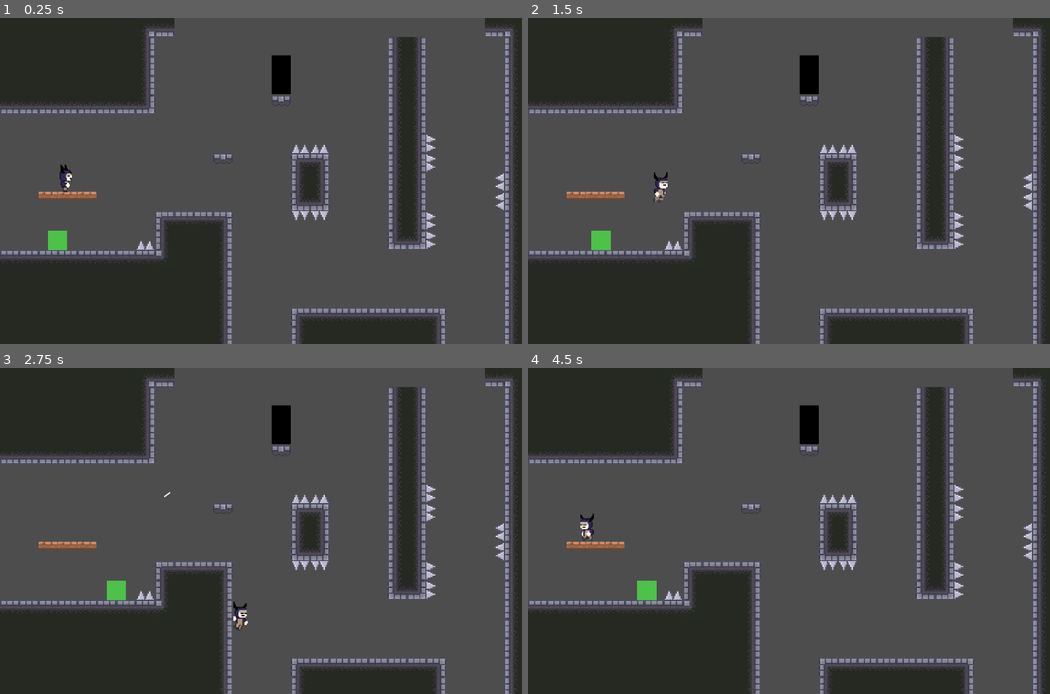
Above: before the commit, frames 1-4 (two rows, left to right).
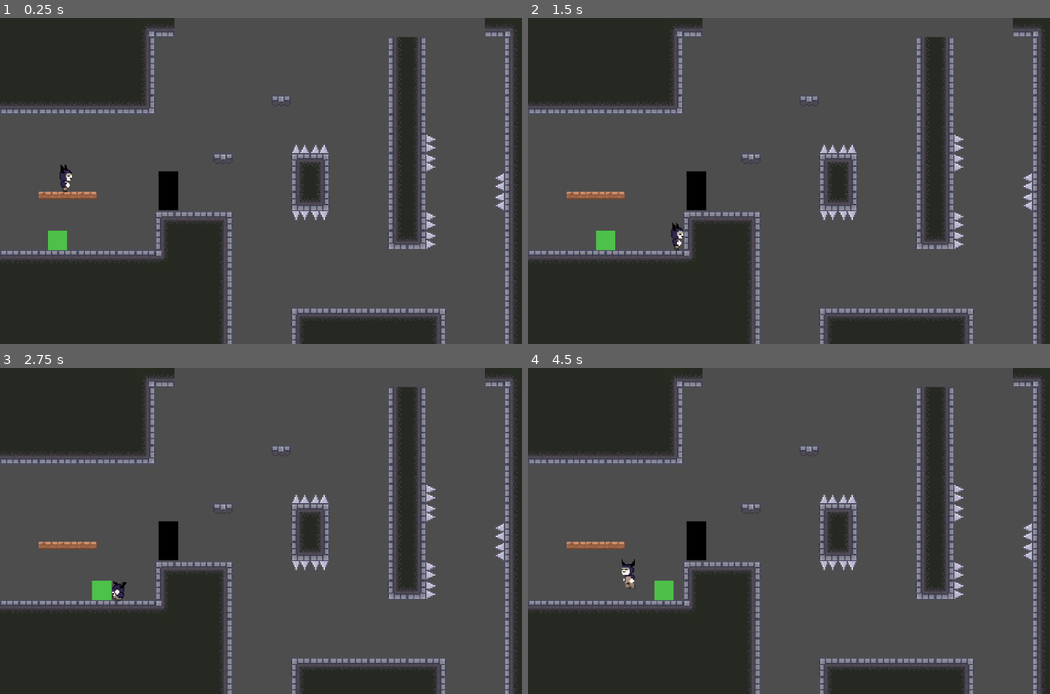
Above: after the commit, the same moments.

Repository: darwin712/RISE-UP
Game: Godot game, scene res://escenas/floor1/room_f_1_001.tscn
The game is run twice, just before and just after one commit, with the same random seed, the same clock (stepped at 60 frames per second) and the same inputs.
Inputs:
- Up to frame 1 (0.25 s): no input
- Up to frame 2 (1.5 s): tap Enter at 0.5 s; hold Down (agacharse) 0.53-1.28 s; hold Right (Mover_derecha) from 0.53 s (still down); tap Z (Saltar) at 0.77 s; tap Down (agacharse) at 1.35 s
- Up to frame 3 (2.75 s): tap Z (Saltar) at 1.52 s; release Right (Mover_derecha) at 2.03 s; hold Left (Mover_izquierda) from 2.03 s (still down); hold Down (agacharse) from 2.03 s (still down)
- Up to frame 4 (4.5 s): release Left (Mover_izquierda) at 2.78 s; release Down (agacharse) at 2.78 s; hold Right (Mover_derecha) 2.78-4.28 s; tap Down (agacharse) at 2.85, 4.35 s; tap Z (Saltar) at 3.02, 3.77 s; hold Down (agacharse) 3.53-4.28 s; hold Left (Mover_izquierda) from 4.28 s (still down)

The runs differ from the first frame. In frame 1, 0.9% of the frame differs, in the area x 26-56%, y 11-72%; in frame 2, 1.3%; in frame 3, 1.4%; in frame 4, 1.6%, in the area x 10-56%, y 11-72%.

Commit message:
Slime corregido, falta el Esqueleto
Dale Jovan echame un cable tio yo flipo

Diff:
--- a/assets/enemigos/arquero/enemigo.tscn
+++ b/assets/enemigos/arquero/enemigo.tscn
@@ -1,6 +1,6 @@
 [gd_scene format=3 uid="uid://c2jxnlt2ueh1s"]
 
-[ext_resource type="Script" uid="uid://bd7ruoc3d6y6" path="res://assets/enemigos/arquero/character_body_2d.gd" id="1_becj5"]
+[ext_resource type="Script" uid="uid://bd7ruoc3d6y6" path="res://assets/enemigos/arquero/esqueleto_Script.gd" id="1_becj5"]
 
 [sub_resource type="CapsuleShape2D" id="CapsuleShape2D_s3efq"]
 radius = 9.0
@@ -10,12 +10,13 @@
 height = 34.0
 
 [sub_resource type="RectangleShape2D" id="RectangleShape2D_snpa8"]
-size = Vector2(13, 21)
+size = Vector2(20, 21)
 
 [node name="enemigo_arquero" type="Node2D" unique_id=1661687247]
 
 [node name="CharacterBody2D" type="CharacterBody2D" parent="." unique_id=2068356088]
 collision_layer = 16
+collision_mask = 5
 script = ExtResource("1_becj5")
 
 [node name="TimerDisparo" type="Timer" parent="CharacterBody2D" unique_id=305127210]
@@ -37,20 +38,21 @@
 [node name="PuntoDisparo" type="Marker2D" parent="CharacterBody2D" unique_id=1827364501]
 position = Vector2(16, -1)
 
-[node name="AreaContacto" type="Area2D" parent="CharacterBody2D" unique_id=1827364502]
-collision_layer = 4
-collision_mask = 0
+[node name="AreaContacto" type="Area2D" parent="CharacterBody2D" unique_id=1827364502 groups=["dano_enemigo"]]
+visible = false
+collision_layer = 16
+collision_mask = 5
 
 [node name="CollisionShape2D" type="CollisionShape2D" parent="CharacterBody2D/AreaContacto" unique_id=1827364503]
 shape = SubResource("CapsuleShape2D_contacto")
 
 [node name="DamageBox" type="Area2D" parent="CharacterBody2D" unique_id=843023800]
-collision_layer = 4
-collision_mask = 2
+collision_layer = 16
+collision_mask = 5
 
 [node name="ColisionDaño" type="CollisionShape2D" parent="CharacterBody2D/DamageBox" unique_id=475995700]
 position = Vector2(0, -2)
 shape = SubResource("RectangleShape2D_snpa8")
 debug_color = Color(0.2286197, 0.68728924, 0.8173392, 0.41960785)
 
-[connection signal="body_entered" from="CharacterBody2D/AreaContacto" to="CharacterBody2D" method="_on_area_contacto_body_entered"]
+[connection signal="area_entered" from="CharacterBody2D/AreaContacto" to="CharacterBody2D" method="_on_area_contacto_area_entered"]
--- a/assets/enemigos/arquero/character_body_2d.gd
+++ b/assets/enemigos/arquero/esqueleto_Script.gd
@@ -47,3 +47,7 @@
 func _on_area_contacto_body_entered(body: Node2D) -> void:
 	if body.name == "jugador":
 		body.recibir_dano()
+
+
+func _on_area_contacto_area_entered(area: Area2D) -> void:
+	pass # Replace with function body.
--- a/assets/enemigos/slime/slime.gd
+++ b/assets/enemigos/slime/slime.gd
@@ -16,3 +16,8 @@
 		velocity.x = direccion.x * velocidad
 
 	move_and_slide()
+
+
+func _on_area_contacto_area_entered(area: Area2D) -> void:
+	if area.is_in_group("jugador"):
+		area.recibir_dano()
--- a/assets/enemigos/slime/slime.tscn
+++ b/assets/enemigos/slime/slime.tscn
@@ -12,7 +12,8 @@
 [node name="Slime" type="Node2D" unique_id=1481968508]
 
 [node name="slime" type="CharacterBody2D" parent="." unique_id=1005077849]
-collision_mask = 3
+collision_layer = 16
+collision_mask = 5
 script = ExtResource("1_01sq4")
 
 [node name="CollisionShape2D" type="CollisionShape2D" parent="slime" unique_id=1448290381]
@@ -25,8 +26,12 @@
 offset_right = 8.0
 color = Color(0.30352277, 0.75686854, 0.28720775, 1)
 
-[node name="AreaContacto" type="Area2D" parent="slime" unique_id=2067270282]
+[node name="AreaContacto" type="Area2D" parent="slime" unique_id=2067270282 groups=["dano_enemigo"]]
+collision_layer = 16
+collision_mask = 5
 
 [node name="CollisionShape2D" type="CollisionShape2D" parent="slime/AreaContacto" unique_id=1112693180]
 position = Vector2(0, -8)
 shape = SubResource("CapsuleShape2D_7i8go")
+
+[connection signal="area_entered" from="slime/AreaContacto" to="slime" method="_on_area_contacto_area_entered"]
--- a/assets/tilesetLayers/tilesetCastle.tres
+++ b/assets/tilesetLayers/tilesetCastle.tres
@@ -73,7 +73,7 @@
 [resource]
 physics_layer_0/collision_layer = 1
 physics_layer_1/collision_layer = 2
-physics_layer_1/collision_mask = 0
+physics_layer_1/collision_mask = 4
 custom_data_layer_0/name = "haceDano"
 custom_data_layer_0/type = 1
 sources/0 = SubResource("TileSetAtlasSource_e2n7v")
--- a/escenas/floor1/room_f_1_001.tscn
+++ b/escenas/floor1/room_f_1_001.tscn
@@ -21,14 +21,14 @@
 
 [node name="Bloques" type="TileMapLayer" parent="Terreno" unique_id=1877189110]
 position = Vector2(0, 1)
-tile_map_data = PackedByteArray("AAADAAwAAAACAAEAAAAEAAwAAAA …(2880 unchanged characters)… CAAMAAAAZAAAAAAACAAMAAAAaAAAAAAAEAAkAAAAHAAsAAAAFAAUAAAAPAAYAAAAFAAUAAAAQAAYAAAAFAAUAAAAWAAsAAAA …(1307 unchanged characters)…
+tile_map_data = PackedByteArray("AAADAAwAAAACAAEAAAAEAAwAAAA …(2880 unchanged characters)… CAAMAAAAZAAAAAAACAAMAAAAaAAAAAAAEAAkAAAAPAAYAAAAFAAUAAAAQAAYAAAAFAAUAAAAWAAsAAAA …(1307 unchanged characters)…
 tile_set = ExtResource("1_veq23")
 
 [node name="Jugador" parent="." unique_id=2115649704 instance=ExtResource("2_o8p3o")]
 position = Vector2(54, 150)
 
 [node name="enemigo_arquero" parent="." unique_id=1661687247 instance=ExtResource("4_si3ip")]
-position = Vector2(232, 49)
+position = Vector2(139, 145)
 
 [node name="Slime" parent="." unique_id=1481968508 instance=ExtResource("5_eymf6")]
 position = Vector2(46, 189)
--- a/escenas/reusos/jugador.tscn
+++ b/escenas/reusos/jugador.tscn
@@ -140,9 +140,9 @@
 size = Vector2(10, 13)
 
 [sub_resource type="RectangleShape2D" id="RectangleShape2D_mti6b"]
-size = Vector2(8, 21)
+size = Vector2(8, 16)
 
-[node name="Jugador" type="CharacterBody2D" unique_id=2115649704 node_paths=PackedStringArray("animacion", "CollisionPersonaje")]
+[node name="Jugador" type="CharacterBody2D" unique_id=2115649704 node_paths=PackedStringArray("animacion", "CollisionPersonaje") groups=["jugador"]]
 collision_layer = 4
 collision_mask = 17
 script = ExtResource("1_tvt8f")
@@ -175,11 +175,12 @@
 [node name="hurtbox" type="Area2D" parent="." unique_id=756472363]
 unique_name_in_owner = true
 position = Vector2(1, -14)
-collision_layer = 0
-collision_mask = 2
+collision_layer = 4
+collision_mask = 18
 
 [node name="CollisionShape2D" type="CollisionShape2D" parent="hurtbox" unique_id=687999248]
-position = Vector2(-1, -7.5)
+position = Vector2(-1, -7)
 shape = SubResource("RectangleShape2D_mti6b")
 
+[connection signal="area_entered" from="hurtbox" to="." method="_on_hurtbox_area_entered"]
 [connection signal="body_entered" from="hurtbox" to="." method="_on_hurtbox_body_entered"]
--- a/escenas/reusos/jugadorScripts.gd
+++ b/escenas/reusos/jugadorScripts.gd
@@ -183,3 +183,10 @@
 
 func _on_hurtbox_body_entered(body: Node2D) -> void:
 	respawn()
+
+
+
+
+
+func _on_hurtbox_area_entered(area: Area2D) -> void:
+		pass
--- a/project.godot
+++ b/project.godot
@@ -22,6 +22,11 @@
 window/size/window_width_override=1280
 window/size/window_height_override=720
 window/stretch/mode="canvas_items"
+
+[global_group]
+
+dano_enemigo=""
+jugador=""
 
 [input]
 
Renamed: assets/enemigos/arquero/character_body_2d.gd.uid -> assets/enemigos/arquero/esqueleto_Script.gd.uid
